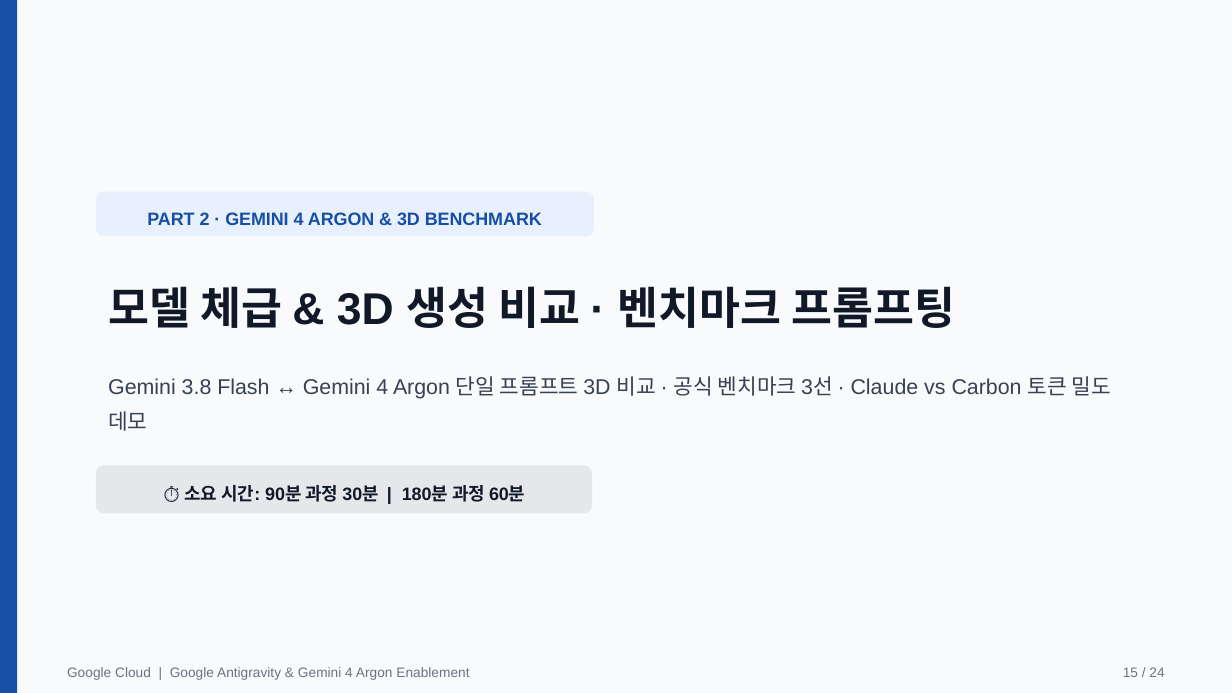
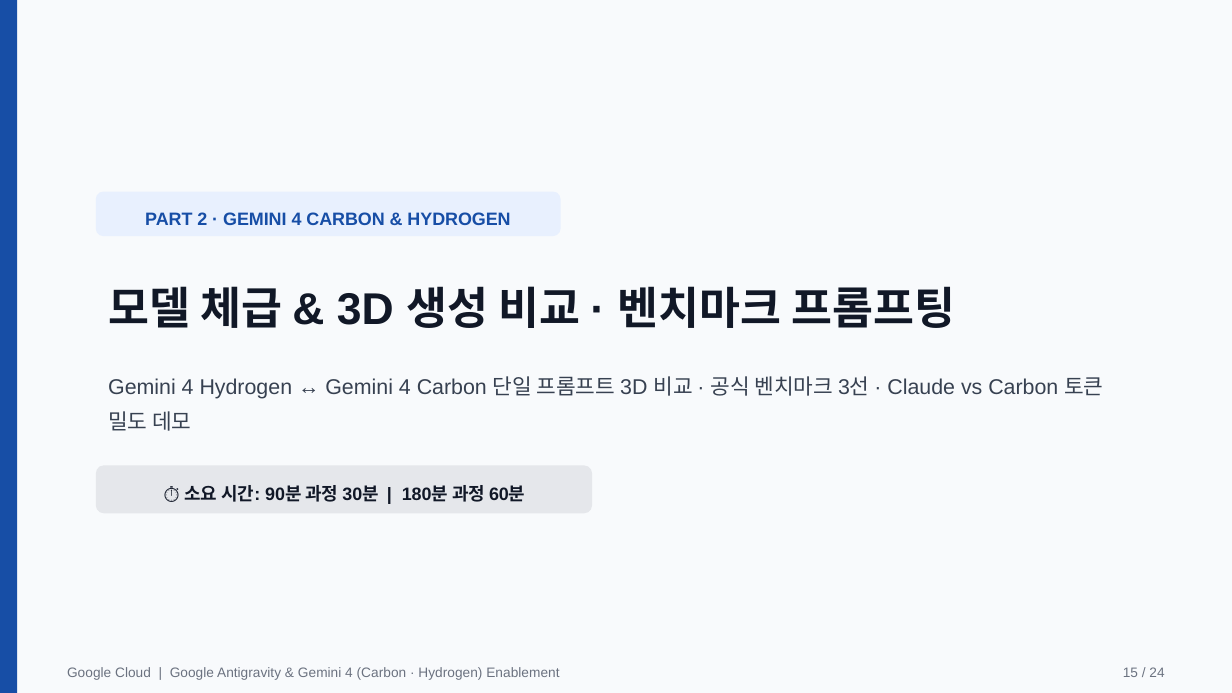
Before and after one commit to gorock-afk/lgcns_agy_workshop, a slide deck: slide 15 of LGCNS_AGY_Workshop_Slides.pptx. Drawn at 1232x693 pixels with LibreOffice and Linux fonts; fonts in the diff are those of the drawing. Boxes give left, top, right and bottom in pixels: in the first picture for what was removed or moved away, otherwise in the second. Text is boxed around its words. In the diff, an @@ line names an element or a change of style, - is before the commit and + after.

Commit message:
Update LG CNS Antigravity & Gemini 4 (Carbon & Hydrogen) workshop portal

```diff
--- a/LGCNS_AGY_Workshop_Slides.pptx
+++ b/LGCNS_AGY_Workshop_Slides.pptx
@@ rounded rectangle "PART 2 · GEMINI 4 ...": place and size @@
-rounded rectangle "PART 2 · GEMINI 4 ..." at (96,192,594,237)
+rounded rectangle "PART 2 · GEMINI 4 ..." at (96,192,561,237)
@@ text in rounded rectangle at (145,212,510,225): text changed @@
-PART 2 · GEMINI 4 ARGON & 3D BENCHMARK
+PART 2 · GEMINI 4 CARBON & HYDROGEN
@@ text at (108,376,1103,431): text changed @@
-Gemini 3.8 Flash ↔ Gemini 4 Argon 단일 프롬프트 3D 비교 · 공식 벤치마크 3선 · Claude vs Carbon 토큰 밀도 데모
+Gemini 4 Hydrogen ↔ Gemini 4 Carbon 단일 프롬프트 3D 비교 · 공식 벤치마크 3선 · Claude vs Carbon 토큰 밀도 데모
@@ text at (67,667,559,680): text changed @@
-Google Cloud | Google Antigravity & Gemini 4 Argon Enablement
+Google Cloud | Google Antigravity & Gemini 4 (Carbon · Hydrogen) Enablement
```
Also in this commit, not shown: 23 other slides changed, 1 other file.
